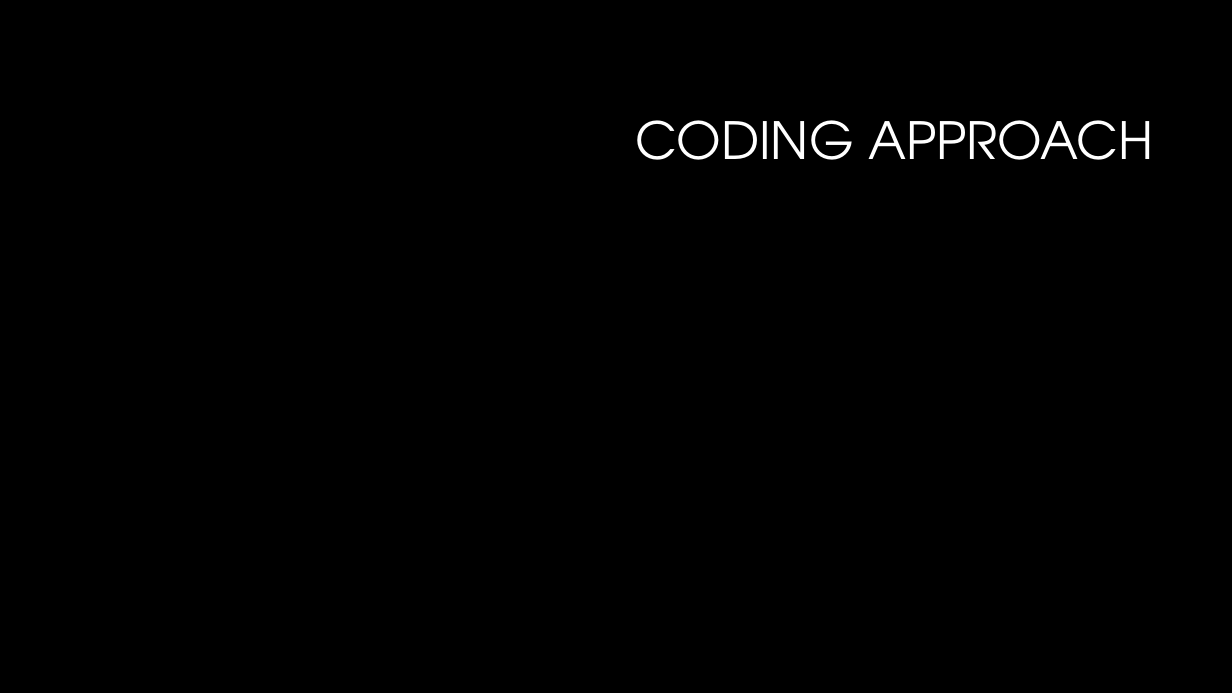
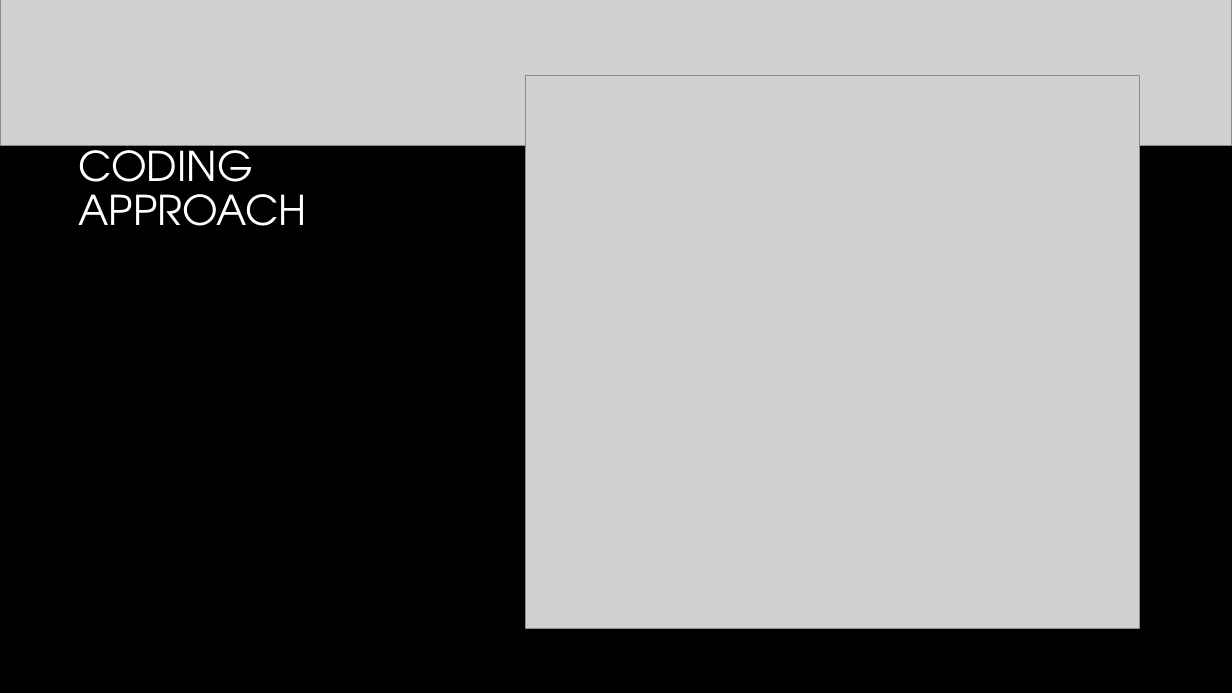
Before and after one commit to ashante112/Project2-Team2, a slide deck: slide 6 of Presentation.pptx (slide 4 before the commit). Drawn at 1232x693 pixels with LibreOffice and Linux fonts; fonts in the diff are those of the drawing; grey boxes stand for pictures; background and template pictures are left out. Boxes give left, top, right and bottom in pixels: in the first picture for what was removed or moved away, otherwise in the second. Text is boxed around its words. In the diff, an @@ line names an element or a change of style, - is before the commit and + after.

```diff
--- a/Presentation.pptx
+++ b/Presentation.pptx
@@ picture added at (x1=0, y1=0, x2=1232, y2=146) @@
@@ title "CODING APPROACH" moved from (x1=636, y1=120, x2=1153, y2=160) to (x1=79, y1=138, x2=307, y2=226) @@
@@ title "CODING APPROACH" at (x1=79, y1=138, x2=307, y2=226): size 40 to 32 pt; alignment right to left; vertical alignment middle to bottom @@
@@ picture added at (x1=526, y1=76, x2=1141, y2=628) @@
```
Also in this commit, not shown: 3 other slides changed, 5 slides added, 1 other file.
